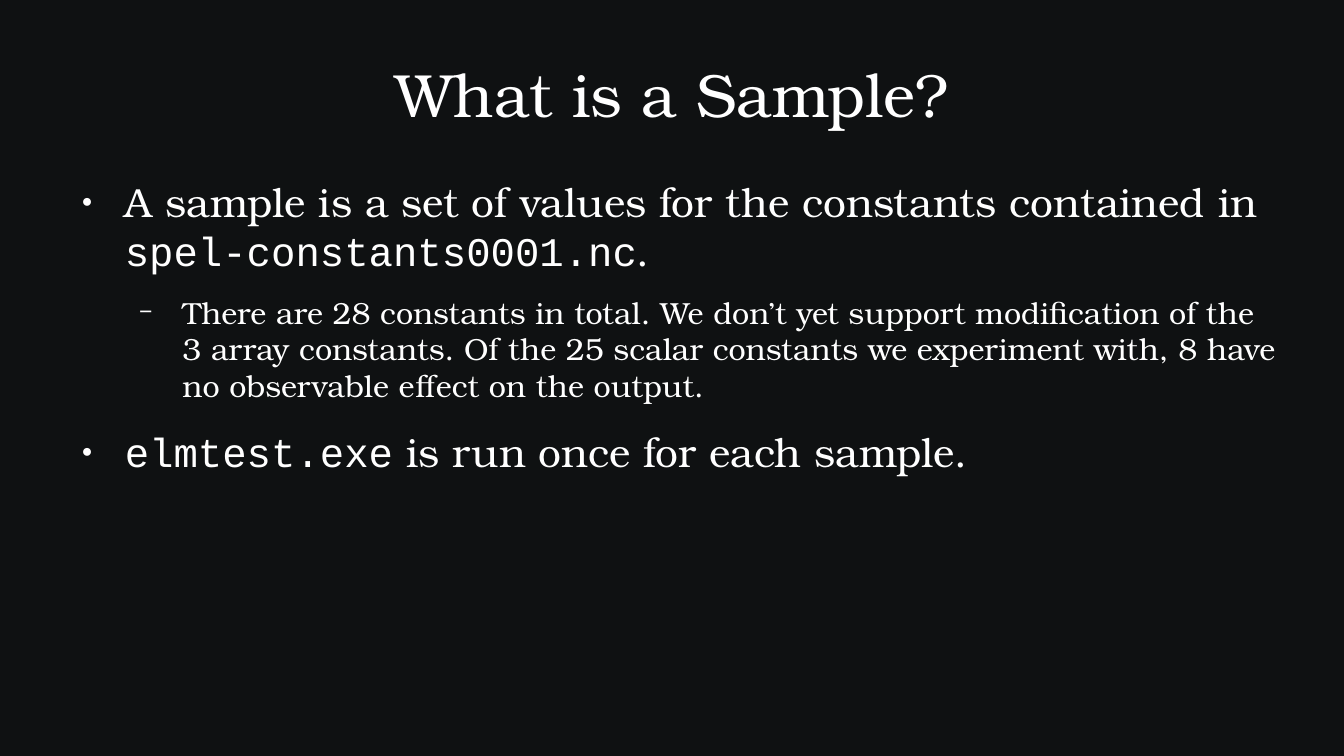
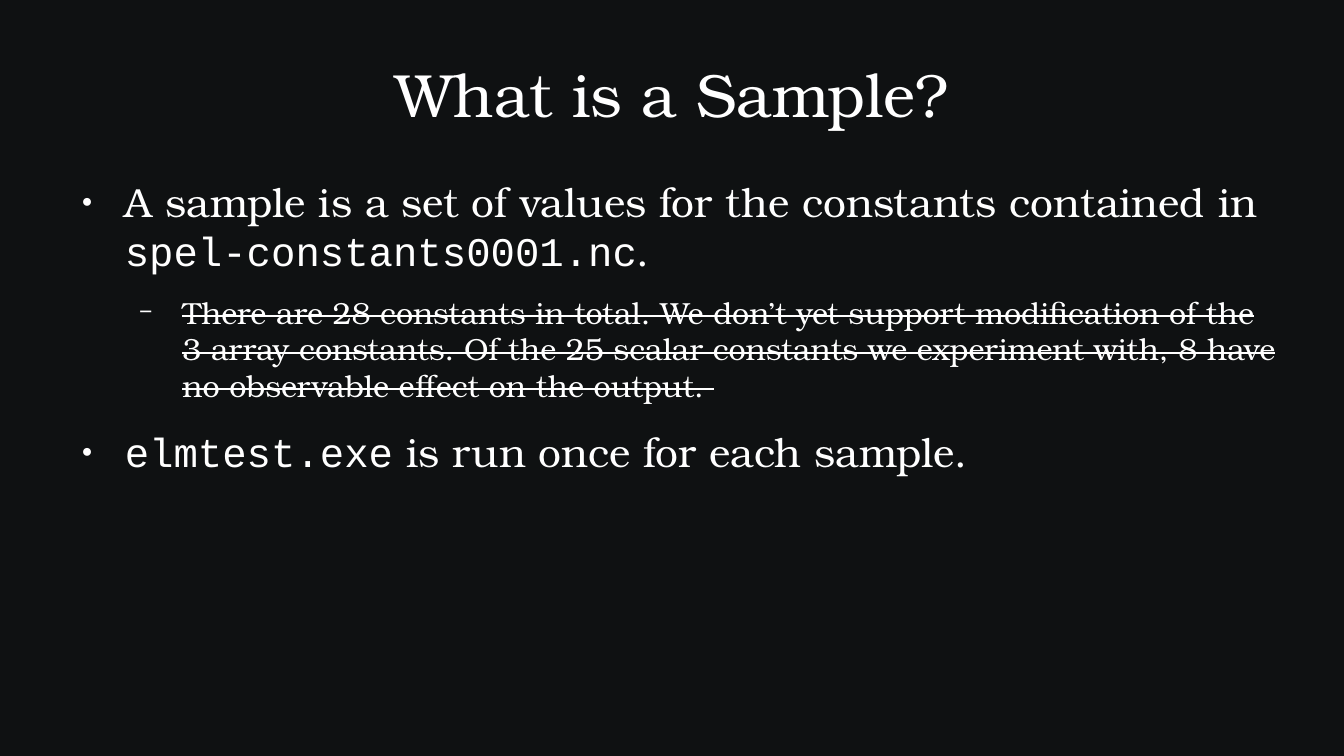
Before and after one commit to SamAllen06/lake_temp_work, a slide deck: slide 14 of documentation/for_collaborators/TestingSoftwareOverview.odp (slide 8 before the commit). Drawn at 1344x756 pixels with LibreOffice and Linux fonts; fonts in the diff are those of the drawing. Boxes give left, top, right and bottom in pixels: in the first picture for what was removed or moved away, otherwise in the second. Text is boxed around its words. In the diff, an @@ line names an element or a change of style, - is before the commit and + after.

Commit message:
Added table
Table of constants, inputs, outputs, and input/outputs

```diff
--- a/documentation/for_collaborators/TestingSoftwareOverview.odp
+++ b/documentation/for_collaborators/TestingSoftwareOverview.odp
@@ text at <box>182,301,1275,404</box>: strikethrough on in "There are 28 constants in total. We ..." @@
```
Also in this commit, not shown: 1 other slide changed, 6 slides added, 2 other files.
